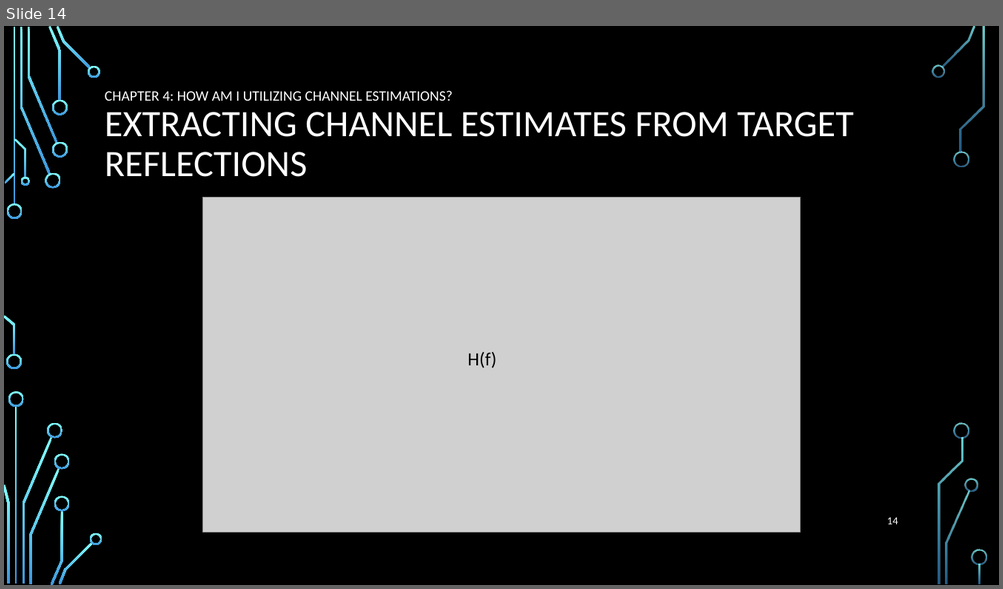
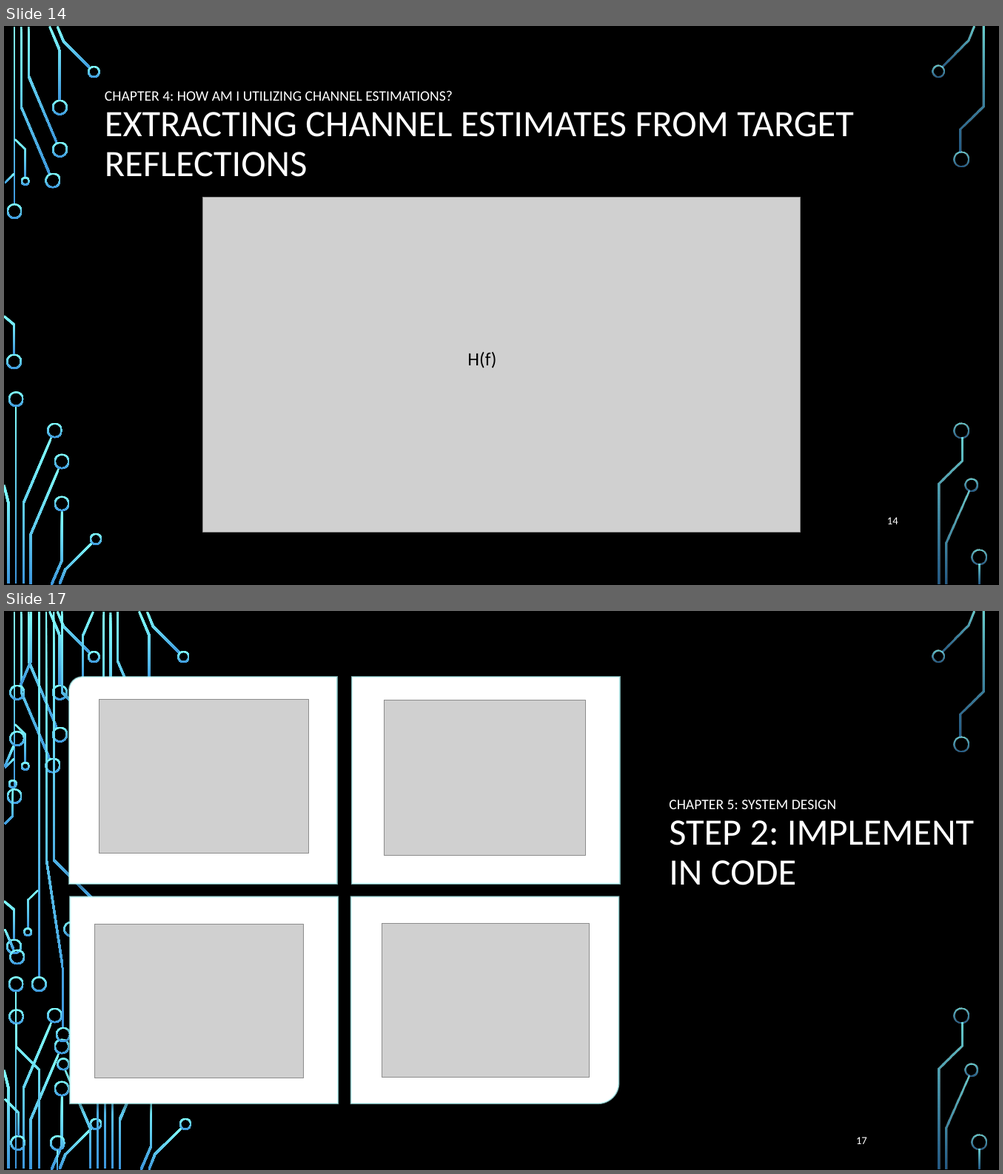
Before and after one commit to roryschram/masters, a slide deck: presentations/SARIG/sarig_rory_schram.pptx. Shown one above the other, each under a label of ours: slide 14 before the commit, slides 14 and 17 after it; the slides between them are not shown. The pictures are 1003x589 and 1003x1174 pixels, drawn with LibreOffice and Linux fonts; fonts in the diff are those of the drawing; grey boxes stand for pictures; background and template pictures are left out. Boxes give left, top, right and bottom in pixels: in the first picture for what was removed or moved away, otherwise in the second. Text is boxed around its words. In the diff, an @@ line names an element or a change of style, - is before the commit and + after.

```diff
--- a/presentations/SARIG/sarig_rory_schram.pptx
+++ b/presentations/SARIG/sarig_rory_schram.pptx
@@ slide 17 added at (4,611,999,1170), background picture (left out); not listed: 36 template elements that a slide beside it also shows @@
@@ round rect added at (69,677,337,883), fill #FFFFFF, outline #B4FFFF 1.5 pt @@
@@ round diag rect added at (352,677,620,883), fill #FFFFFF, outline #B4FFFF 1.5 pt @@
@@ picture added at (99,700,308,854) @@
@@ picture added at (384,701,585,857) @@
@@ title added at (669,800,973,886), 14 pt, text #FFFFFF @@
+CHAPTER 5: SYSTEM DESIGN
+STEP 2: IMPLEMENT IN CODE
@@ round diag rect added at (71,897,338,1103), fill #FFFFFF, outline #B4FFFF 1.5 pt @@
@@ round rect added at (351,897,619,1103), fill #FFFFFF, outline #B4FFFF 1.5 pt @@
@@ picture added at (94,924,303,1079) @@
@@ picture added at (382,923,589,1078) @@
@@ group added at (4,611,192,1170): 36 freeform shapes, 4 rectangles @@
@@ page number added at (856,1137,867,1145), 10.5 pt, text #FFFFFF @@
+17
```
Also in this commit, not shown: 2 slides changed, 14 other slides added, 18 slides removed.
